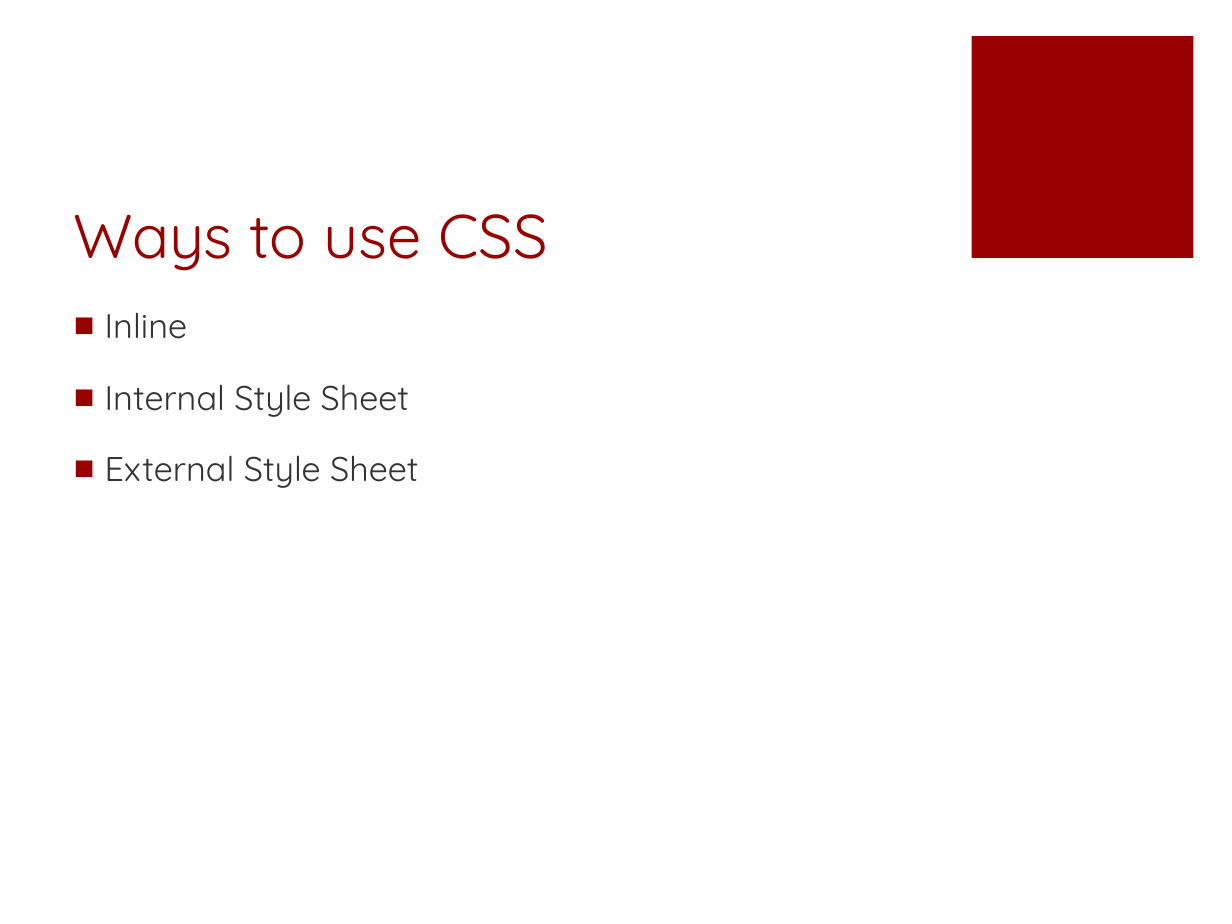
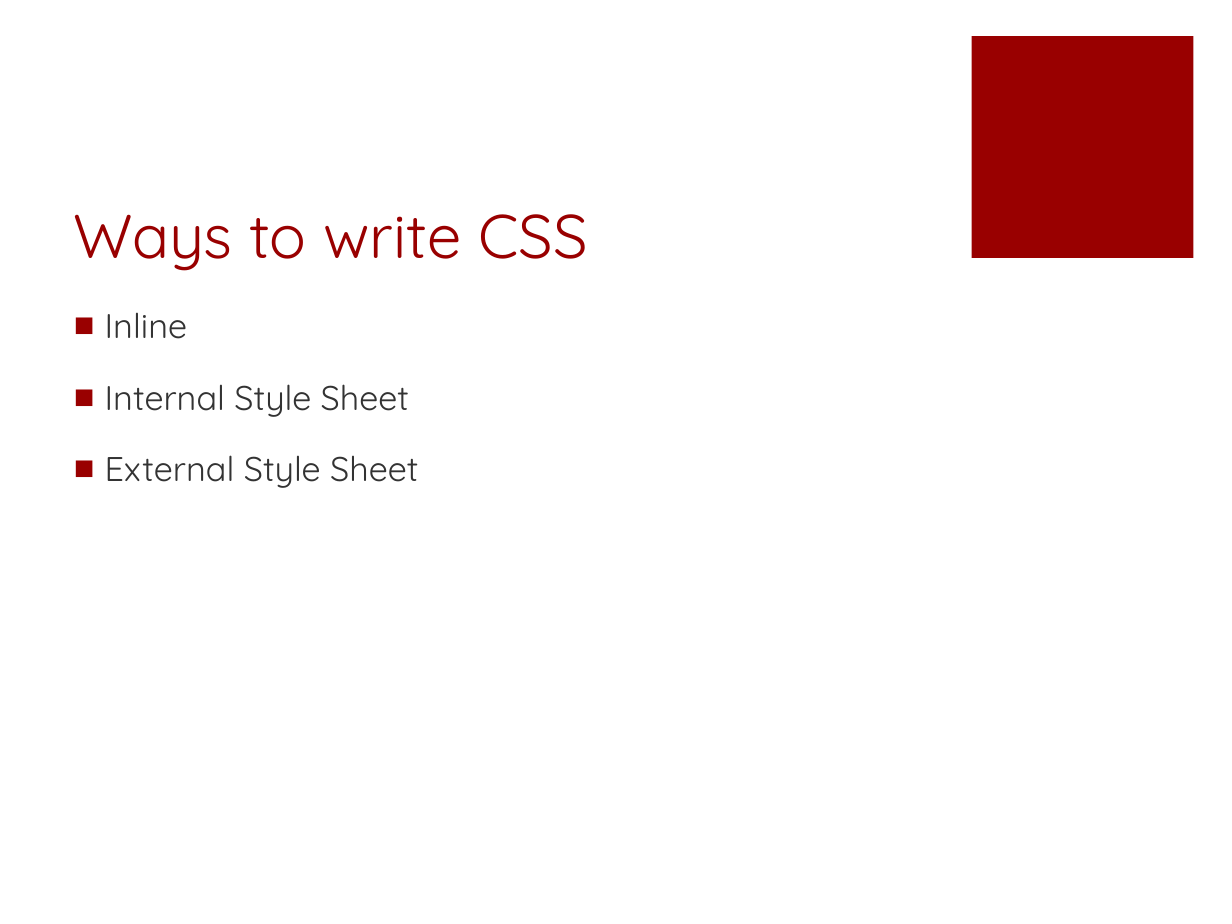
Before and after one commit to fuying/frondendtraining, a slide deck: slide 11 of CSS/CSS.pptx. Drawn at 1232x924 pixels with LibreOffice and Linux fonts; fonts in the diff are those of the drawing. Boxes give left, top, right and bottom in pixels: in the first picture for what was removed or moved away, otherwise in the second. Text is boxed around its words. In the diff, an @@ line names an element or a change of style, - is before the commit and + after.

```diff
--- a/CSS/CSS.pptx
+++ b/CSS/CSS.pptx
@@ title at box(74, 214, 587, 271): text changed @@
-Ways to use CSS
+Ways to write CSS
```
Also in this commit, not shown: 10 other slides changed, 2 other files.
